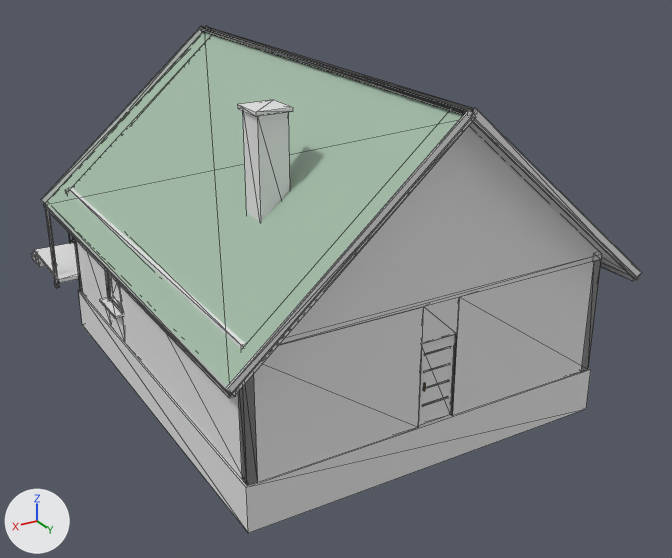
The glTF model godot/assets/buildings/hill_cottage_10x12_1.glb as it was, and as the next commit left it.
Before and after are seen from a 50 mm camera at (11.93, 21.24, 11.94) aimed at (-0.81, 0.01, 1.33). Lighting does not change. The marker at lower left points along +X, +Y and +Z. The picture after the commit comes second. Mesh edges are drawn as thin lines. Vertices at exactly the same position are counted once.

Objects in the first picture: 'hill_cottage_10x12_1'.
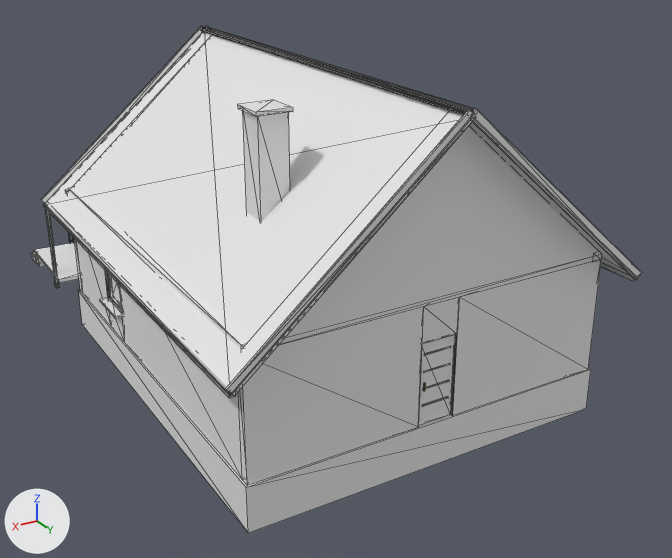
Boxes (x1, y1, x2, y2) around the edits, measured in the pictures (672 x 558 px; the box of a moved part takes in the faces that stretch with it):
```json
{"part": 1, "of": "me_cube", "change": "moved or reshaped", "before": [74, 238, 601, 485], "after": [76, 240, 242, 479]}
{"part": 2, "of": "me_cube", "change": "recoloured", "before": [46, 32, 463, 386], "after": [46, 32, 463, 386], "on screen": "beige to pale yellow"}
```

Scene script edits in JSON lines:
```json
{"block": "me_cube", "where": "me_cube.from_pydata(...)  # 2118 vertices, 3292 faces; spans x -5.7..5.7, y -9.6..6.7, z -1.2..7.7"}
{"block": "me_cube", "where": "# used by ob_hill_cottage_10x12_1; location = (0.0, 0.0, 0.0)"}
{"block": "me_cube", "change": "me_cube part 1"}
{"block": "me_cube", "change": "8 vertices are removed from x -4.8..4.8, y -6.0..6.0, z 0.0..3.2"}
{"block": "me_cube", "change": "208 faces are deleted"}
{"block": "me_cube", "change": "32 vertices move within x -4.9..3.0, y -5.9..-1.8, z 0.1..2.9"}
{"block": "me_cube", "change": "8 vertices are added at x -4.8..4.8, y -5.8..5.8, z 0.0..3.2"}
{"block": "me_cube", "change": "208 new faces join them, mat_kit"}
{"block": "me_cube", "change": "me_cube part 2: 16 kept faces spanning x -5.6..5.6, y -6.7..6.7, z 2.7..7.6 get new vertex colours; the middle colour goes from beige #c4b3a2 to pale yellow #fff3e1"}
```
